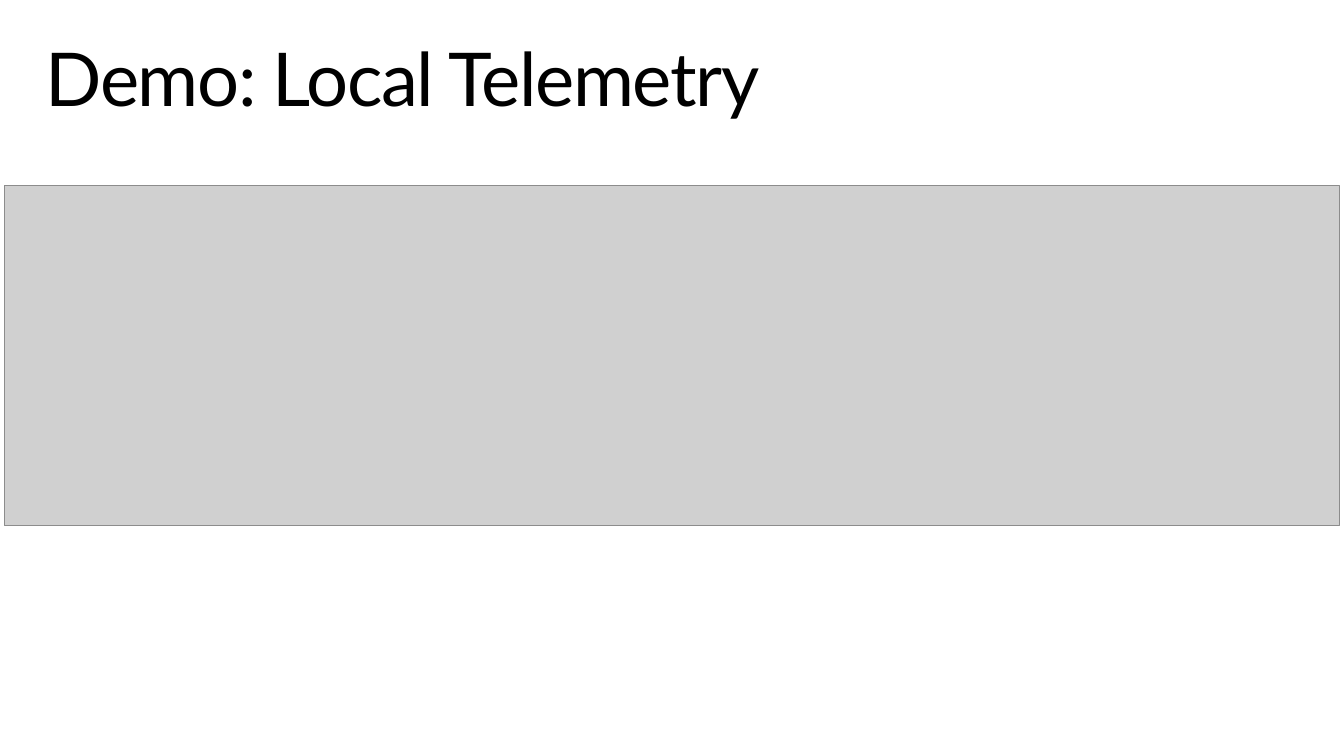
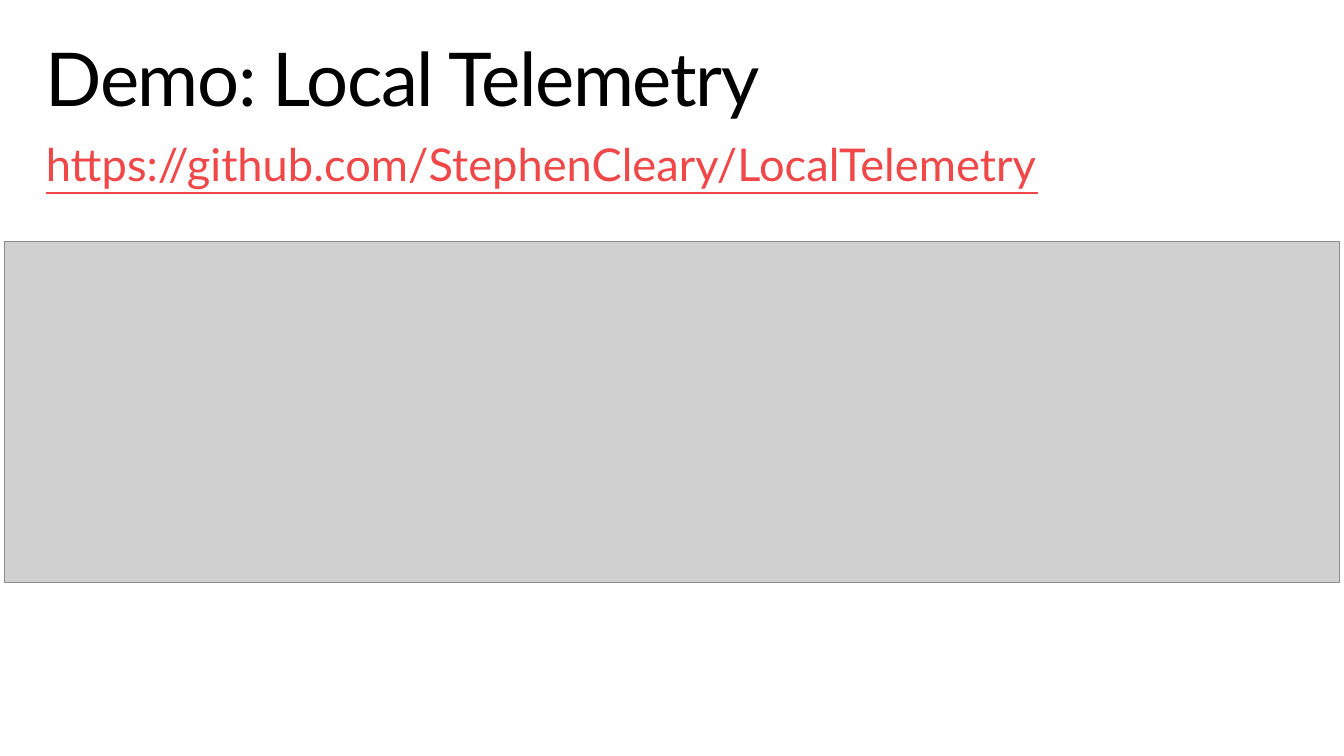
Before and after one commit to StephenCleary/Presentations, a slide deck: slide 10 of Telemetry/Logging Hero.pptx (slide 11 before the commit). Drawn at 1344x756 pixels with LibreOffice and Linux fonts; fonts in the diff are those of the drawing; grey boxes stand for pictures; background and template pictures are left out. Boxes give left, top, right and bottom in pixels: in the first picture for what was removed or moved away, otherwise in the second. Text is boxed around its words. In the diff, an @@ line names an element or a change of style, - is before the commit and + after.

```diff
--- a/Telemetry/Logging Hero.pptx
+++ b/Telemetry/Logging Hero.pptx
@@ text added at [46, 147, 1036, 190], 32.4 pt, text #F04848, underline @@
+https://github.com/StephenCleary/LocalTelemetry
@@ picture: place and size @@
-picture at [4, 186, 1340, 526]
+picture at [4, 242, 1340, 583]
```
Also in this commit, not shown: 2 other slides changed, 2 slides added.
